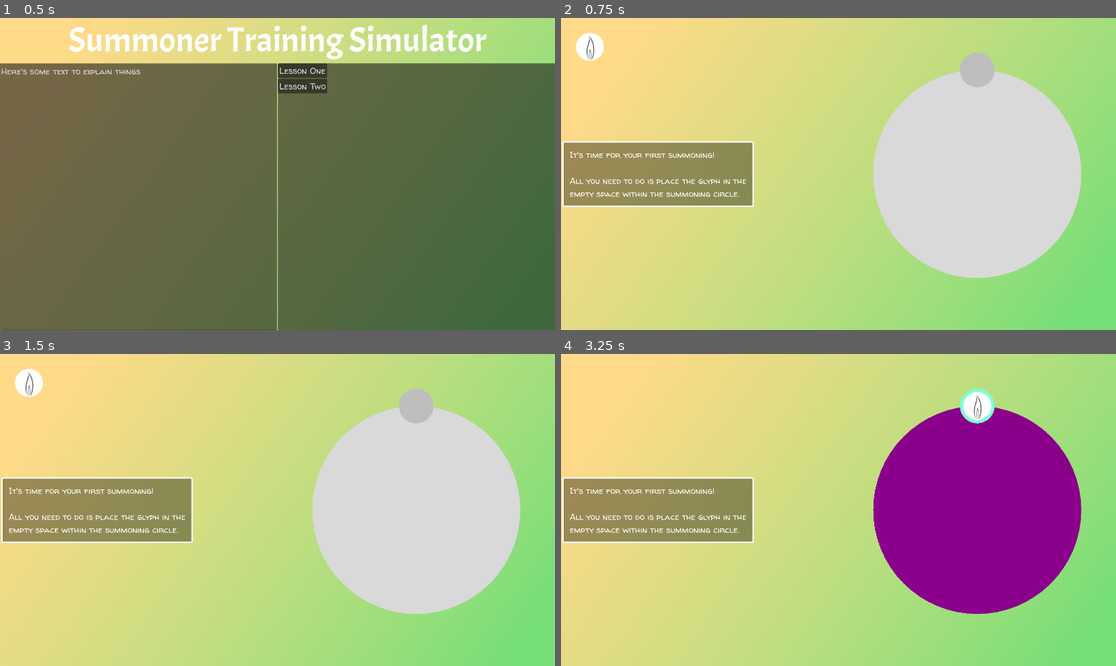
Above: before the commit, frames 1-4 (two rows, left to right).
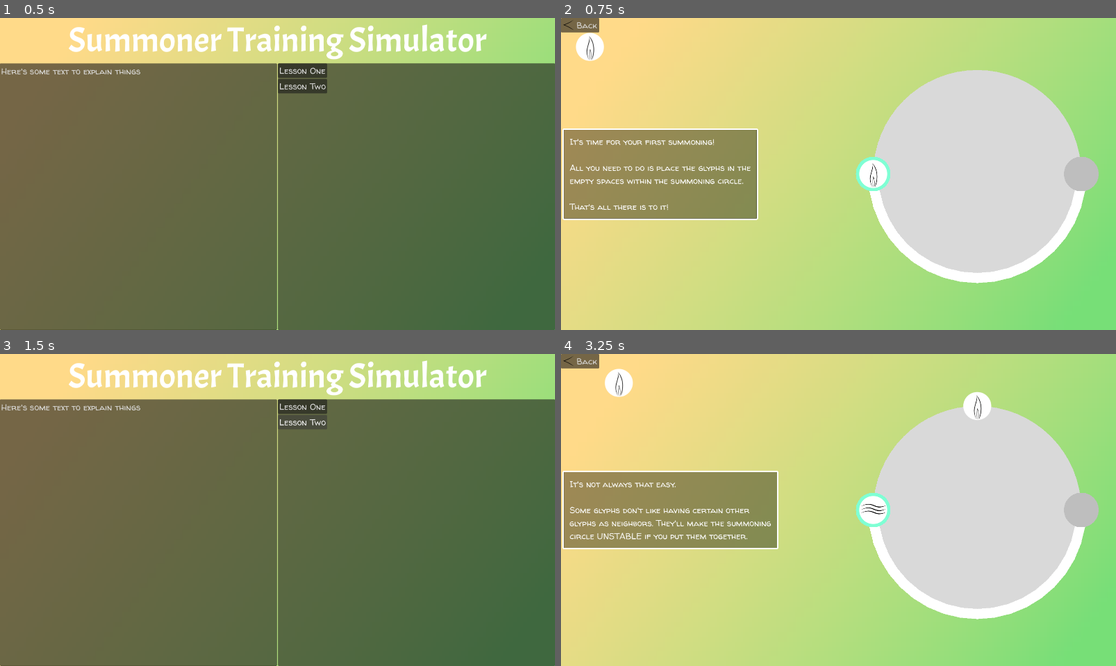
Above: after the commit, the same moments.

Repository: jwodicka/LD55
Game: Godot game, scene res://main_menu.tscn
Two runs of this game, one before a commit and one after it. Both use one fixed random seed, a clock stepped at 60 frames per second and the inputs below.
Inputs (mouse positions are in pixels of both pictures, inside the frame that each line leads up to):
- Up to frame 1 (0.5 s): no input
- Up to frame 2 (0.75 s): click "Lesson One" at 0.5 s
- Up to frame 3 (1.5 s): click (16, 360) at 1.25 s, where only the run after the commit has a clickable "Back"
- Up to frame 4 (3.25 s): click (866, 422) at 2 s, where only the run after the commit has a clickable "Lesson Two"; tap Enter at 2.75 s; drag from (588, 382) to (977, 407) at 2.77 s

Frame 1 is identical in both runs. In frame 2, 8.2% of the frame differs, in the area x 0-97%, y 0-86%; in frame 3, 88%, in the area x 0-100%, y 2-100%; in frame 4, 26%.

Commit message:
Added back to main feature

Diff:
--- a/DraggableGlyph.gd
+++ b/DraggableGlyph.gd
@@ -68,7 +68,6 @@
 	is_dragging = true;
 	drag_offset = get_global_mouse_position() - position
 
-
 func end_drag() -> void:
 	if is_dragging:
 		is_dragging = false
--- a/DropTarget.gd
+++ b/DropTarget.gd
@@ -2,6 +2,24 @@
 extends Area2D
 
 var current_glyph : DraggableGlyph = null
+var glyph_held : bool:
+	get:
+		return _glyph_held
+	set(value):
+		if _glyph_held != value:
+			if value == true:
+				$AudioStreamPlayer.play()
+			_glyph_held = value
+var _glyph_held : bool
+
+func check_if_glyph_held() -> void:
+	if current_glyph == null:
+		glyph_held = false
+	elif current_glyph.is_dragging:
+		glyph_held = false
+	else:
+		glyph_held = true
+
 var neighbors : Dictionary = {}
 
 func add_neighbor(neighbor : DropTarget, connector : TargetConnector) -> void:
@@ -55,27 +73,21 @@
 		_:
 			return GameLogic.State.INCOMPLETE
 
-# Called when the node enters the scene tree for the first time.
-func _ready() -> void:
-	pass # Replace with function body.
-
 func _draw() -> void:
 	draw_circle(Vector2.ZERO, 60, _get_state_color())
 
 # Called every frame. 'delta' is the elapsed time since the previous frame.
 func _process(_delta: float) -> void:
-	if current_glyph != null && current_glyph.is_dragging == false:
+	check_if_glyph_held()
+	if glyph_held:
 		current_glyph.position = position
 
 func _on_area_entered(area: Area2D) -> void:
 	if current_glyph == null:
 		current_glyph = area
-		$AudioStreamPlayer.play()
 		_queue_redraw_neighborhood()
-		#print("Claimed ", area)
 
 func _on_area_exited(area: Area2D) -> void:
 	if current_glyph == area:
 		current_glyph = null;
 		_queue_redraw_neighborhood()
-		#print("Released ", area)
--- a/GameLogic.gd
+++ b/GameLogic.gd
@@ -12,17 +12,30 @@
 	var target_connectors : Array[Vector2i] = []
 	var offset_angle : float = 0
 	var flavor_text : String = ""
+	var initial_placements : Dictionary = {} # Maps target number to glyph symbol
 	match level_name:
 		"Level 1":
-			glyphs = [Symbol.FIRE]
 			flavor_text = """It's time for your first summoning!
 
-			All you need to do is place the glyph in the
-			empty space within the summoning circle."""
-		"Level 2":
-			glyphs = [Symbol.FIRE, Symbol.WATER, Symbol.FIRE]
+			All you need to do is place the glyphs in the
+			empty spaces within the summoning circle.
+
+			That's all there is to it!"""
+			glyphs = [Symbol.FIRE]
 			targets = 2
 			target_connectors = [Vector2i(0, 1)]
+			initial_placements = {0: Symbol.FIRE}
+			offset_angle = -90
+		"Level 2":
+			flavor_text = """It's not always that easy.
+
+			Some glyphs don't like having certain other
+			glyphs as neighbors. They'll make the summoning
+			circle UNSTABLE if you put them together."""
+			glyphs = [Symbol.FIRE, Symbol.FIRE]
+			targets = 2
+			target_connectors = [Vector2i(0, 1)]
+			initial_placements = {0: Symbol.WATER}
 			offset_angle = -90
 	var level: SummoningCircle = SUMMONING_CIRCLE_SCENE.instantiate() as SummoningCircle
 	level.glyphs = glyphs
@@ -30,4 +43,5 @@
 	level.target_connectors = target_connectors
 	level.offset_angle = offset_angle
 	level.flavor_text = flavor_text
+	level.initial_placements = initial_placements
 	return level
--- a/SummoningCircle.gd
+++ b/SummoningCircle.gd
@@ -16,7 +16,10 @@
 var _targets : Array[DropTarget] = []
 
 @export
-var target_connectors : Array[Vector2i]
+var target_connectors : Array[Vector2i] = []
+
+@export
+var initial_placements : Dictionary = {}
 
 @export
 var offset_angle : float = 0
@@ -30,8 +33,6 @@
 	get:
 		return Vector2.UP.rotated(deg_to_rad(offset_angle))
 
-
-# Called when the node enters the scene tree for the first time.
 func _ready() -> void:
 	var center_offset := Vector2(0.5, 0.5)
 	if !flavor_text.is_empty():
@@ -61,6 +62,12 @@
 		target.position = center + offset
 		$Targets.add_child(target)
 		_targets.append(target)
+		if initial_placements.has(i):
+			var glyph: DraggableGlyph = DRAGGABLE_GLYPH.instantiate()
+			glyph.symbol = initial_placements[i]
+			glyph.position = Vector2(target.position)
+			target.current_glyph = glyph
+			$Glyphs.add_child(glyph)
 	for c in target_connectors:
 		var connector: TargetConnector = TARGET_CONNECTOR.instantiate()
 		connector.end_a = _targets[c.x]
@@ -78,13 +85,18 @@
 				connector.add_point(offset)
 		$Connectors.add_child(connector);
 
-
-# Called every frame. 'delta' is the elapsed time since the previous frame.
 func _process(_delta: float) -> void:
 	if !solved && _targets.all(
 		func(target: DropTarget) -> bool:
-			return target.is_valid() == GameLogic.State.CORRECT
+			return target.glyph_held && target.is_valid() == GameLogic.State.CORRECT
 	):
 		solved = true
+		for target: DropTarget in _targets:
+			target.current_glyph.is_locked = true
 		$BackgroundCircle.color = Color.DARK_MAGENTA
 		queue_redraw()
+
+func _on_button_pressed() -> void:
+	get_tree().change_scene_to_file("res://main_menu.tscn")
+	get_tree().root.remove_child(self)
+	self.queue_free()
--- /dev/null
+++ b/icons/back.svg
@@ -0,0 +1,107 @@
+<?xml version="1.0" encoding="UTF-8" standalone="no"?>
+<!-- Created with Inkscape (http://www.inkscape.org/) -->
+
+<svg
+   width="100"
+   height="100"
+   viewBox="0 0 26.458333 26.458334"
+   version="1.1"
+   id="svg5"
+   inkscape:version="1.1 (c68e22c387, 2021-05-23)"
+   sodipodi:docname="back.svg"
+   xmlns:inkscape="http://www.inkscape.org/namespaces/inkscape"
+   xmlns:sodipodi="http://sodipodi.sourceforge.net/DTD/sodipodi-0.dtd"
+   xmlns="http://www.w3.org/2000/svg"
+   xmlns:svg="http://www.w3.org/2000/svg">
+  <sodipodi:namedview
+     id="namedview7"
+     pagecolor="#505050"
+     bordercolor="#eeeeee"
+     borderopacity="1"
+     inkscape:pageshadow="0"
+     inkscape:pageopacity="0"
+     inkscape:pagecheckerboard="0"
+     inkscape:document-units="mm"
+     showgrid="false"
+     units="px"
+     inkscape:zoom="11.11"
+     inkscape:cx="44.329433"
+     inkscape:cy="50"
+     inkscape:window-width="2378"
+     inkscape:window-height="1361"
+     inkscape:window-x="2519"
+     inkscape:window-y="0"
+     inkscape:window-maximized="0"
+     inkscape:current-layer="layer1" />
+  <defs
+     id="defs2">
+    <inkscape:path-effect
+       effect="taper_stroke"
+       id="path-effect63063"
+       is_visible="true"
+       lpeversion="1"
+       stroke_width="1"
+       attach_start="0.5"
+       end_offset="0.3"
+       start_smoothing="0.5"
+       end_smoothing="0.5"
+       jointype="extrapolated"
+       start_shape="left"
+       end_shape="left"
+       miter_limit="100" />
+    <inkscape:path-effect
+       effect="taper_stroke"
+       id="path-effect2012"
+       is_visible="true"
+       lpeversion="1"
+       stroke_width="0.76"
+       attach_start="0.6"
+       end_offset="0.3"
+       start_smoothing="0.5"
+       end_smoothing="0.5"
+       jointype="extrapolated"
+       start_shape="center"
+       end_shape="center"
+       miter_limit="100" />
+    <inkscape:path-effect
+       effect="taper_stroke"
+       id="path-effect1799"
+       is_visible="true"
+       lpeversion="1"
+       stroke_width="0.76"
+       attach_start="0.6"
+       end_offset="0.3"
+       start_smoothing="0.5"
+       end_smoothing="0.5"
+       jointype="extrapolated"
+       start_shape="center"
+       end_shape="center"
+       miter_limit="100" />
+    <inkscape:path-effect
+       effect="taper_stroke"
+       id="path-effect1699"
+       is_visible="true"
+       lpeversion="1"
+       stroke_width="0.76"
+       attach_start="0.6"
+       end_offset="0.3"
+       start_smoothing="0.5"
+       end_smoothing="0.5"
+       jointype="extrapolated"
+       start_shape="center"
+       end_shape="center"
+       miter_limit="100" />
+  </defs>
+  <g
+     inkscape:label="Layer 1"
+     inkscape:groupmode="layer"
+     id="layer1">
+    <path
+       style="fill:#000000;fill-rule:nonzero;stroke:none;stroke-width:0.264583px;stroke-linecap:butt;stroke-linejoin:miter;stroke-opacity:1"
+       d="M 11.602819,9.9303029 C 16.343072,7.7772825 21.044172,5.18043 24.678534,1.3435018 20.618262,4.674481 15.842222,6.8908903 11.188023,9.0203883 9.0439014,9.9978119 7.1131932,10.74953 5.7180322,11.257097 4.8126966,11.586462 4.5099578,11.707176 3.4733974,12.024745 a 65.93649,65.93649 0 0 1 -1.5215696,0.44622 30689.865,30689.865 0 0 1 1.5090937,0.505912 c 0.7385598,0.247618 0.3693497,0.123864 1.0315009,0.370465 0.6650998,0.2477 1.6237286,0.618579 2.7943486,1.110144 2.3419028,0.983408 5.527446,2.447765 8.905419,4.372734 3.056603,1.742542 6.151415,3.389858 9.324626,5.172593 C 22.771168,21.708576 19.784007,19.725368 16.687301,17.96139 13.266745,16.012154 10.042346,14.530014 7.6739395,13.535477 6.4894048,13.038069 5.517787,12.662114 4.8414288,12.410222 4.1678406,12.159361 4.536175,12.282672 3.7788025,12.028747 l -0.012476,0.952132 c 1.0637367,-0.325895 1.3686844,-0.447555 2.2935885,-0.78404 1.4135066,-0.51424 3.3705777,-1.276255 5.5429039,-2.2665361 z"
+       id="path62890"
+       sodipodi:nodetypes="ccc"
+       inkscape:path-effect="#path-effect63063"
+       inkscape:original-d="M 24.314994,1.000225 C 17.456308,8.2637639 3.619862,12.502812 3.619862,12.502812 c 0,0 12.288478,4.119975 21.576282,11.883627" />
+  </g>
+</svg>
--- a/summoning_circle.tscn
+++ b/summoning_circle.tscn
@@ -1,8 +1,9 @@
-[gd_scene load_steps=4 format=3 uid="uid://cr4ukprpycwgr"]
+[gd_scene load_steps=5 format=3 uid="uid://cr4ukprpycwgr"]
 
 [ext_resource type="Script" path="res://SummoningCircle.gd" id="1_4yubp"]
 [ext_resource type="Script" path="res://BackgroundCircle.gd" id="2_b3go5"]
 [ext_resource type="Texture2D" uid="uid://drmvu1tlj7kx8" path="res://bg_gradient.tres" id="3_n004m"]
+[ext_resource type="Texture2D" uid="uid://y1cmeax56con" path="res://icons/back.svg" id="4_upsmq"]
 
 [node name="SummoningCircle" type="Control"]
 layout_mode = 3
@@ -62,3 +63,13 @@
 layout_mode = 2
 text = "This is some flavor text
 explaining what to do in this level"
+
+[node name="Button" type="Button" parent="."]
+layout_mode = 0
+offset_right = 132.0
+offset_bottom = 50.0
+text = "Back"
+icon = ExtResource("4_upsmq")
+expand_icon = true
+
+[connection signal="pressed" from="Button" to="." method="_on_button_pressed"]
Not shown, added: icons/back.svg.import
